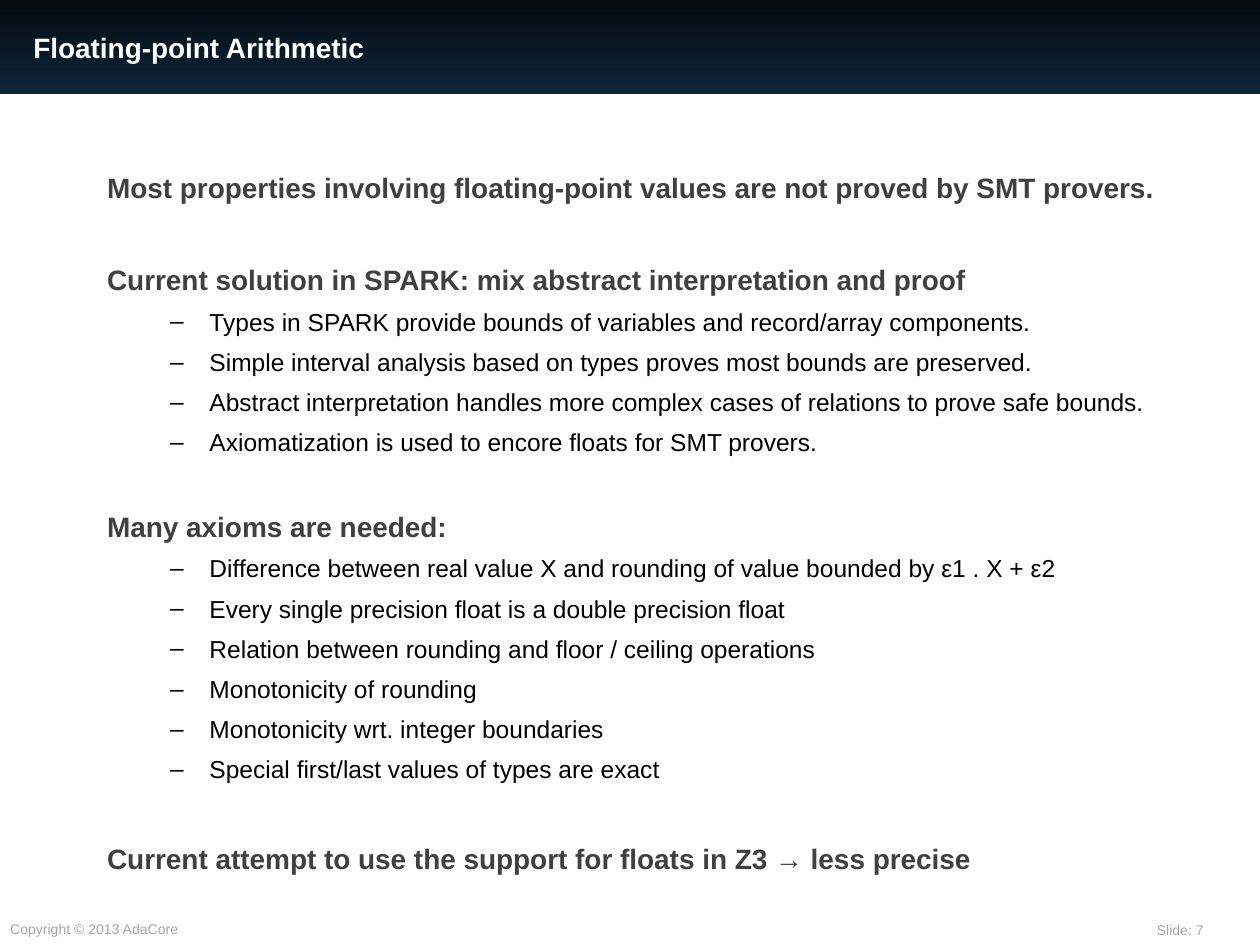
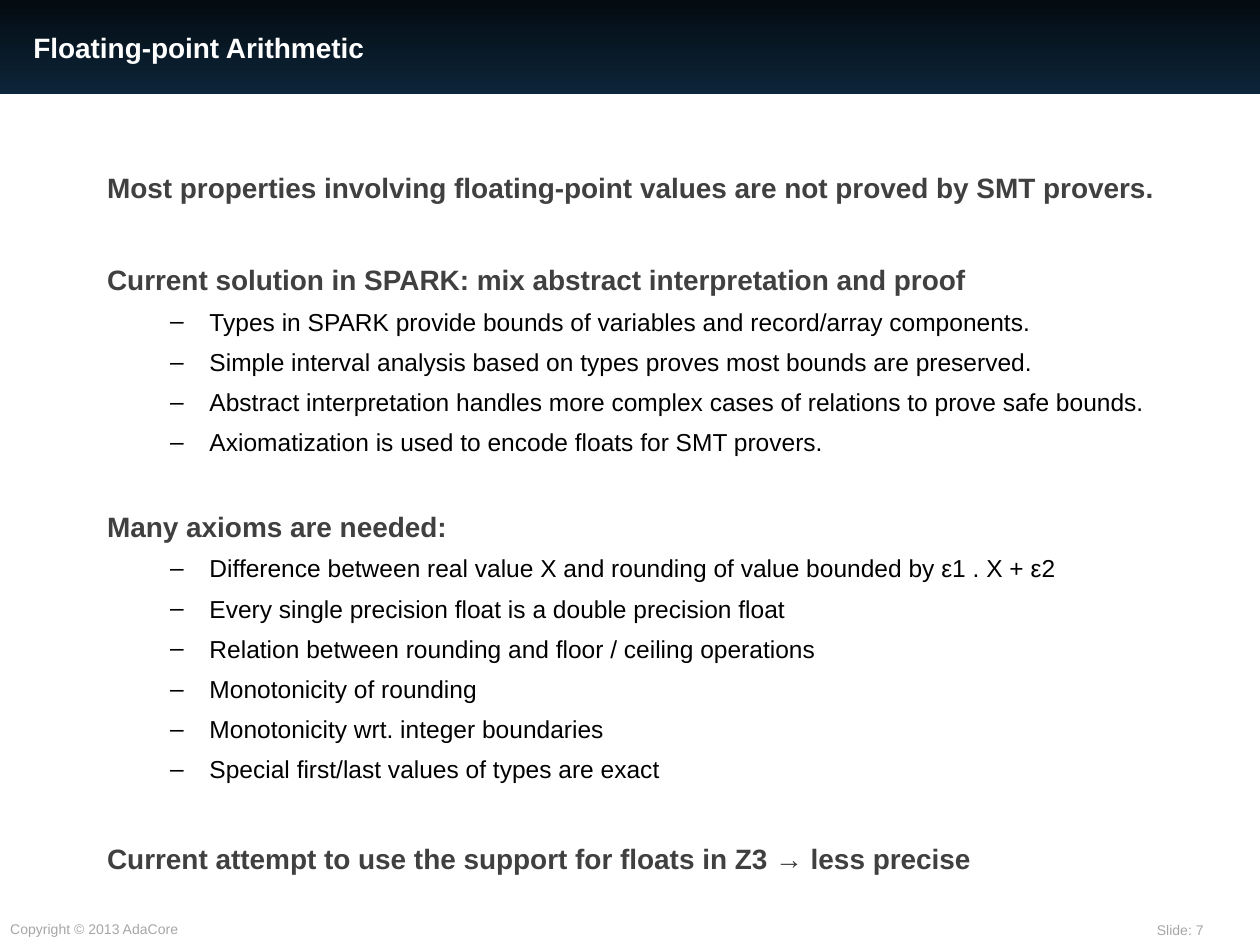
Before and after one commit to AdaCore/spark2014, a slide deck: slide 7 of slides/CP_meets_Verif_2016/SPARK.pptx. Drawn at 1260x945 pixels with LibreOffice and Linux fonts; fonts in the diff are those of the drawing. Boxes give left, top, right and bottom in pixels: in the first picture for what was removed or moved away, otherwise in the second. Text is boxed around its words. In the diff, an @@ line names an element or a change of style, - is before the commit and + after.

Commit message:
P705-023 Fix typo

```diff
--- a/slides/CP_meets_Verif_2016/SPARK.pptx
+++ b/slides/CP_meets_Verif_2016/SPARK.pptx
@@ text at (209,433,823,456): text changed @@
-  – Axiomatization is used to encore floats for SMT provers.
+  – Axiomatization is used to encode floats for SMT provers.
```
